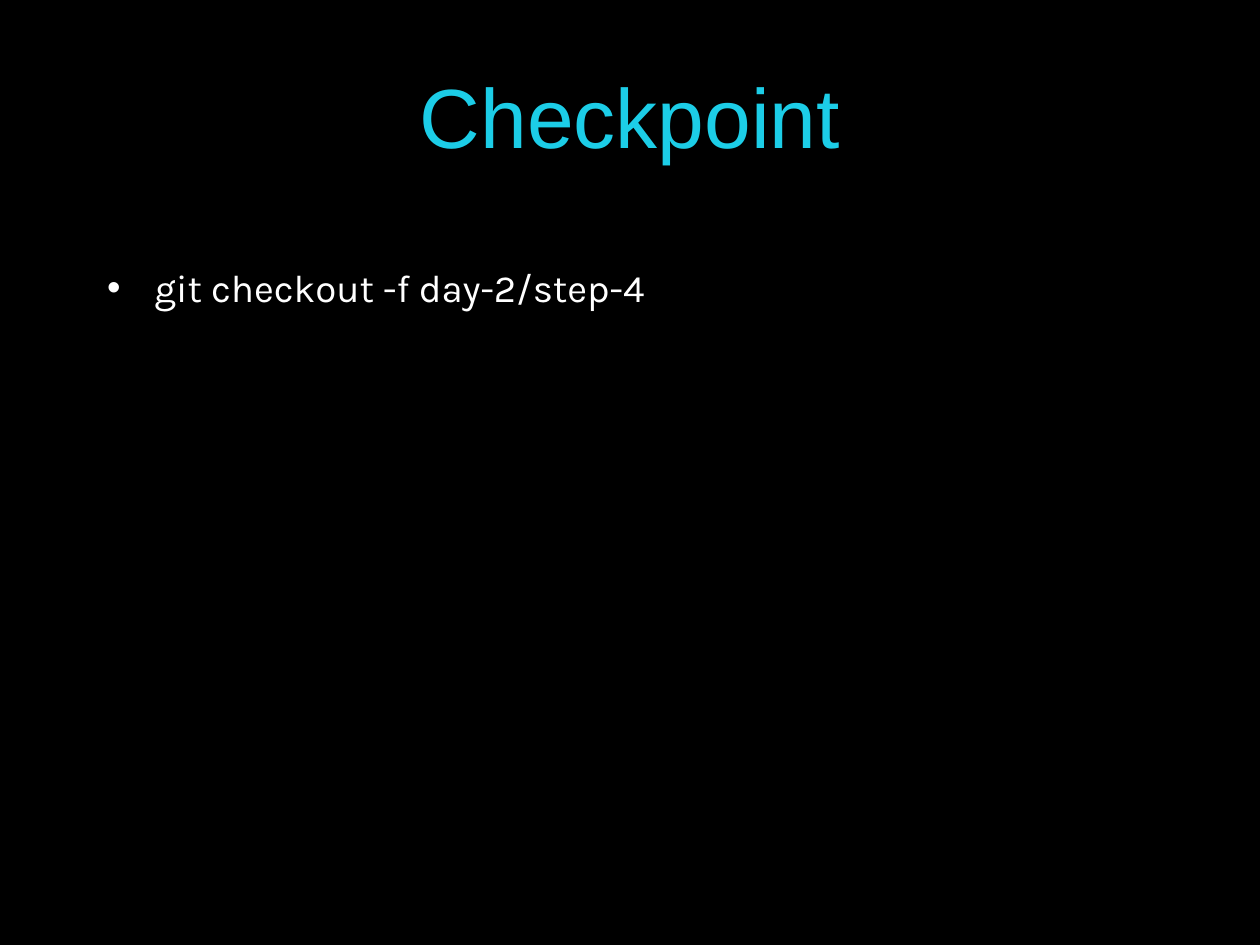
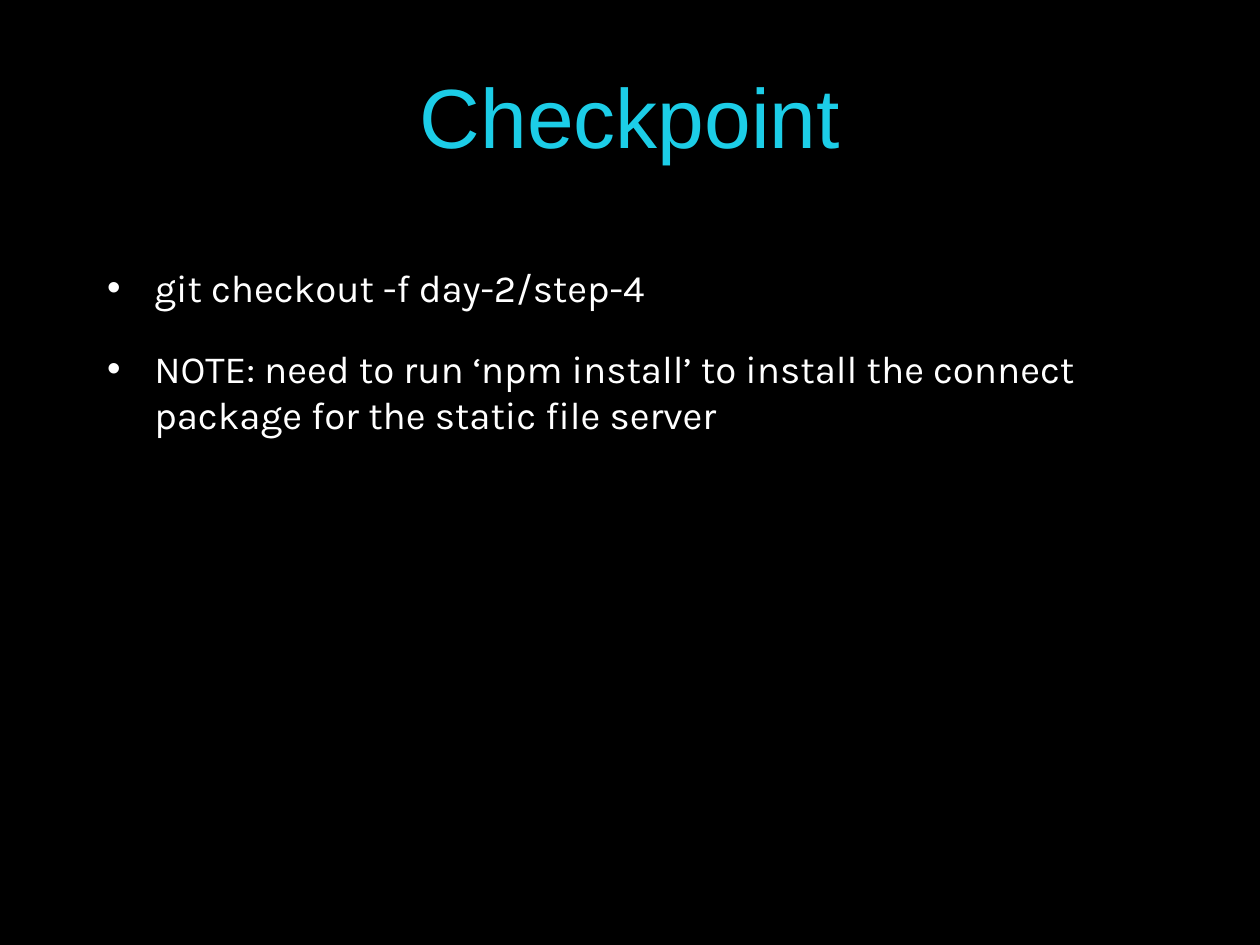
Before and after one commit to pmaccart/ng-bootcamp, a slide deck: slide 37 of slides/ng-bootcamp-day-2.pptx. Drawn at 1260x945 pixels with LibreOffice and Linux fonts; fonts in the diff are those of the drawing. Boxes give left, top, right and bottom in pixels: in the first picture for what was removed or moved away, otherwise in the second. Text is boxed around its words. In the diff, an @@ line names an element or a change of style, - is before the commit and + after.

Commit message:
slides

```diff
--- a/slides/ng-bootcamp-day-2.pptx
+++ b/slides/ng-bootcamp-day-2.pptx
@@ text at box(154, 356, 1074, 439): paragraph added @@
+• NOTE: need to run ‘npm install’ to install the connect package for the static file server
```
Also in this commit, not shown: 1 other slide changed, 1 slide added.
